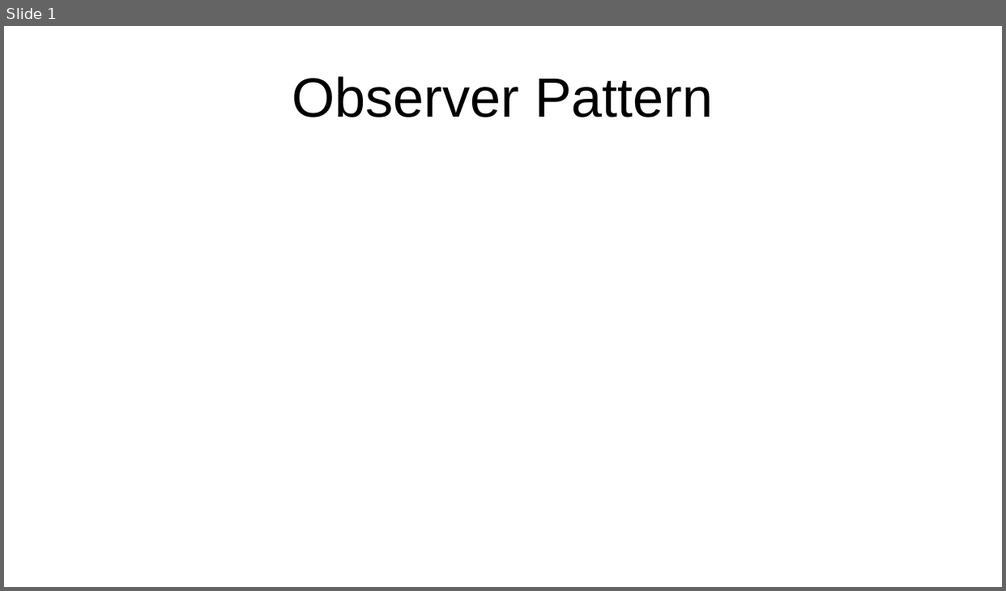
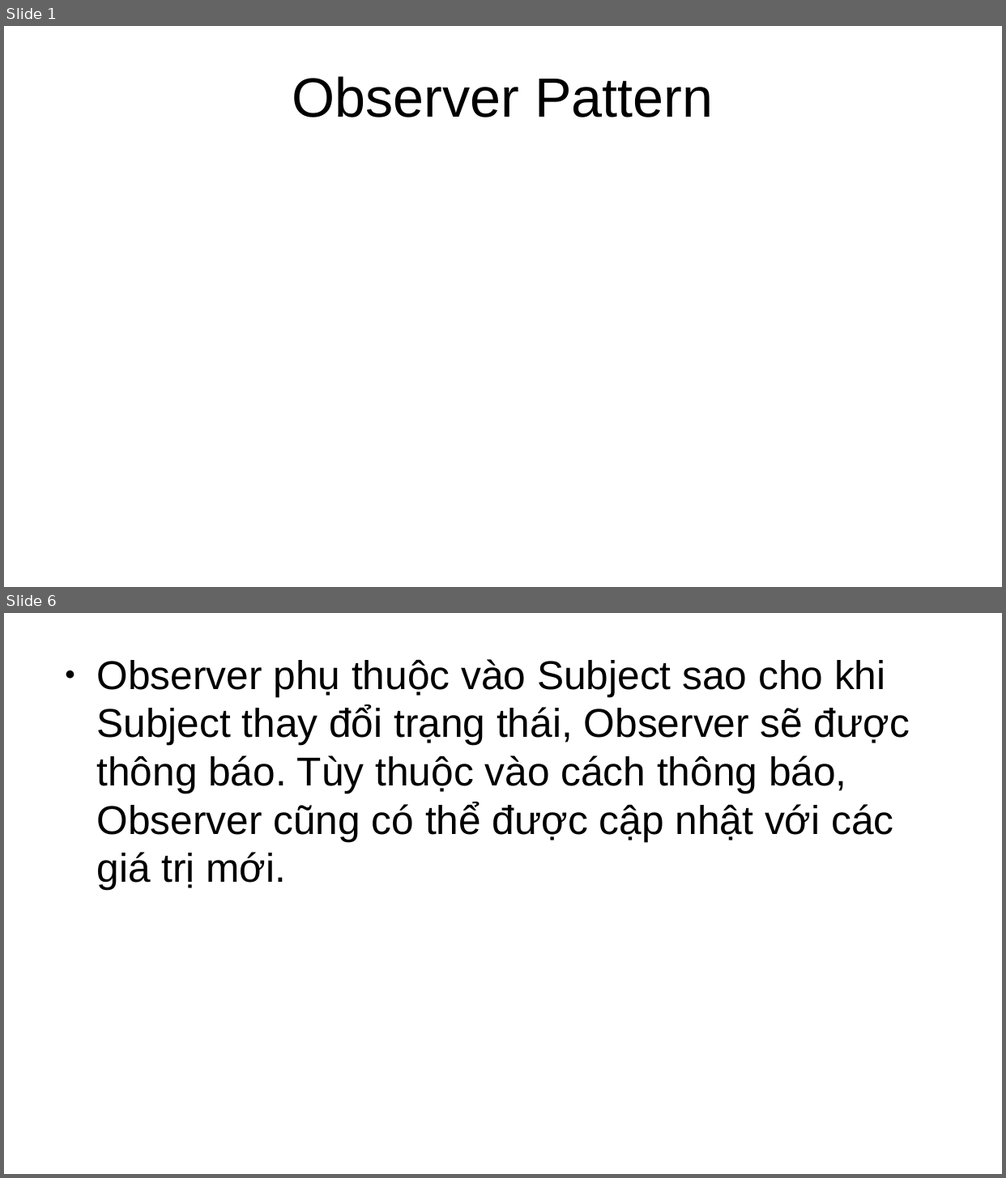
Before and after one commit to cuongnl/design_pattern, a slide deck: observer_pattern/note.odp. Shown one above the other, each under a label of ours: slide 1 before the commit, slides 1 and 6 after it; the slides between them are not shown. The pictures are 1006x591 and 1006x1178 pixels, drawn with LibreOffice and Linux fonts; fonts in the diff are those of the drawing. Boxes give left, top, right and bottom in pixels: in the first picture for what was removed or moved away, otherwise in the second. Text is boxed around its words. In the diff, an @@ line names an element or a change of style, - is before the commit and + after.

```diff
--- a/observer_pattern/note.odp
+++ b/observer_pattern/note.odp
@@ slide 6 added at box(4, 613, 1002, 1174), background #FFFFFF @@
@@ text added at box(96, 659, 910, 890), 32 pt, text #000000 @@
+● Observer phụ thuộc vào Subject sao cho khi Subject thay đổi trạng thái, Observer sẽ được thông báo. Tùy thuộc vào cách thông báo, Observer cũng có thể được cập nhật với các giá trị mới.
```
Also in this commit, not shown: 5 other slides added, 24 other files.
